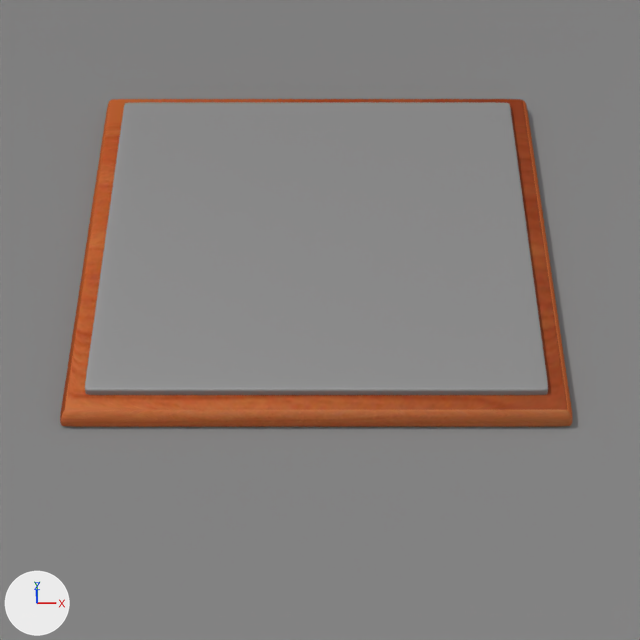
A saved change to the Blender file apps/src/five-or-more.blend.
Both versions are drawn from the file's camera 'Camera'. Lighting does not change. The marker at lower left points along +X, +Y and +Z.
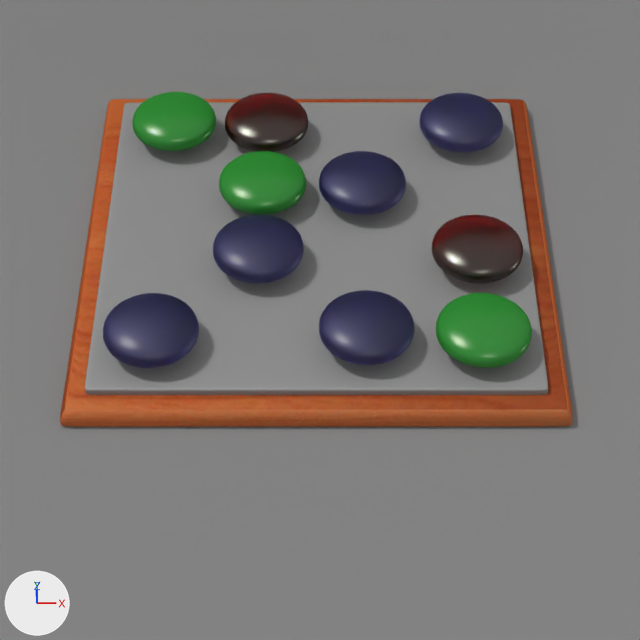
Commit message: / ‘apps/src/five-or-more.blend’ / ‘apps/src/five-or-more.blend1’

Changed parts and their boxes (x1, y1, x2, y2) in the pictures (640 x 640 px):
'Sphere.001', added
    after: (103, 293, 199, 368)
'Sphere.005', added
    after: (436, 293, 532, 368)
'Sphere.004', added
    after: (319, 290, 414, 365)
'Sphere.009', added
    after: (432, 215, 523, 283)
'Sphere.000', added
    after: (213, 215, 304, 283)
'Sphere.006', added
    after: (219, 151, 306, 215)
'Sphere.002', added
    after: (319, 151, 406, 215)
'Sphere.003', added
    after: (419, 93, 503, 152)
'Sphere.007', added
    after: (132, 92, 216, 151)
'Sphere.008', added
    after: (225, 93, 308, 152)

The change, as a diff of the scene's bpy script:
```diff
--- a/apps/src/five-or-more.blend.py
+++ b/apps/src/five-or-more.blend.py
@@ mat_blue @@
+mat_blue = bpy.data.materials.new('blue')
+# nodes: BsdfAnisotropic, BsdfGlass, MixShader, OutputMaterial
+# colours: white #eef0df, blue #a19fce
@@ mat_green @@
+mat_green = bpy.data.materials.new('green')
+# nodes: BsdfAnisotropic, BsdfDiffuse, MixShader, OutputMaterial
+# colours: white #eef0df, blue #4c37e7, green #2c8a31
@@ mat_red @@
+mat_red = bpy.data.materials.new('red')
+# nodes: BsdfAnisotropic, BsdfRefraction, MixShader, OutputMaterial
+# colours: red #ce000f, white #eef0df, blue #4c37e7
@@ ob_sphere_001 @@
+ob_sphere_001 = bpy.data.objects.new('Sphere.001', me_sphere_001)  # 482 vertices, 512 faces; spans x -1.0..1.0, y -1.0..1.0, z -0.31..0.41; modifiers SUBSURF
+ob_sphere_001.location = (-0.565, -0.866, 0.902)
+ob_sphere_001.scale = (0.247, 0.247, 0.247)
+ob_sphere_001.material_slots[0].link = 'OBJECT'; ob_sphere_001.material_slots[0].material = mat_blue
@@ ob_sphere_000 @@
+ob_sphere_000 = bpy.data.objects.new('Sphere.000', me_sphere_001)  # 482 vertices, 512 faces; spans x -1.0..1.0, y -1.0..1.0, z -0.31..0.41; modifiers SUBSURF
+ob_sphere_000.location = (-0.035, -0.26, 0.904)
+ob_sphere_000.scale = (0.247, 0.247, 0.247)
+ob_sphere_000.material_slots[0].link = 'OBJECT'; ob_sphere_000.material_slots[0].material = mat_blue
@@ ob_sphere_002 @@
+ob_sphere_002 = bpy.data.objects.new('Sphere.002', me_sphere_001)  # 482 vertices, 512 faces; spans x -1.0..1.0, y -1.0..1.0, z -0.31..0.41; modifiers SUBSURF
+ob_sphere_002.location = (0.533, 0.28, 0.904)
+ob_sphere_002.scale = (0.247, 0.247, 0.247)
+ob_sphere_002.material_slots[0].link = 'OBJECT'; ob_sphere_002.material_slots[0].material = mat_blue
@@ ob_sphere_003 @@
+ob_sphere_003 = bpy.data.objects.new('Sphere.003', me_sphere_001)  # 482 vertices, 512 faces; spans x -1.0..1.0, y -1.0..1.0, z -0.31..0.41; modifiers SUBSURF
+ob_sphere_003.location = (1.121, 0.82, 0.904)
+ob_sphere_003.scale = (0.247, 0.247, 0.247)
+ob_sphere_003.material_slots[0].link = 'OBJECT'; ob_sphere_003.material_slots[0].material = mat_blue
@@ ob_sphere_004 @@
+ob_sphere_004 = bpy.data.objects.new('Sphere.004', me_sphere_001)  # 482 vertices, 512 faces; spans x -1.0..1.0, y -1.0..1.0, z -0.31..0.41; modifiers SUBSURF
+ob_sphere_004.location = (0.533, -0.847, 0.904)
+ob_sphere_004.scale = (0.247, 0.247, 0.247)
+ob_sphere_004.material_slots[0].link = 'OBJECT'; ob_sphere_004.material_slots[0].material = mat_blue
@@ ob_sphere_005 @@
+ob_sphere_005 = bpy.data.objects.new('Sphere.005', me_sphere_001)  # 482 vertices, 512 faces; spans x -1.0..1.0, y -1.0..1.0, z -0.31..0.41; modifiers SUBSURF
+ob_sphere_005.location = (1.13, -0.866, 0.904)
+ob_sphere_005.scale = (0.247, 0.247, 0.247)
+ob_sphere_005.material_slots[0].link = 'OBJECT'; ob_sphere_005.material_slots[0].material = mat_green
@@ ob_sphere_006 @@
+ob_sphere_006 = bpy.data.objects.new('Sphere.006', me_sphere_001)  # 482 vertices, 512 faces; spans x -1.0..1.0, y -1.0..1.0, z -0.31..0.41; modifiers SUBSURF
+ob_sphere_006.location = (-0.025, 0.28, 0.904)
+ob_sphere_006.scale = (0.247, 0.247, 0.247)
+ob_sphere_006.material_slots[0].link = 'OBJECT'; ob_sphere_006.material_slots[0].material = mat_green
@@ ob_sphere_007 @@
+ob_sphere_007 = bpy.data.objects.new('Sphere.007', me_sphere_001)  # 482 vertices, 512 faces; spans x -1.0..1.0, y -1.0..1.0, z -0.31..0.41; modifiers SUBSURF
+ob_sphere_007.location = (-0.556, 0.829, 0.904)
+ob_sphere_007.scale = (0.247, 0.247, 0.247)
+ob_sphere_007.material_slots[0].link = 'OBJECT'; ob_sphere_007.material_slots[0].material = mat_green
@@ ob_sphere_008 @@
+ob_sphere_008 = bpy.data.objects.new('Sphere.008', me_sphere_001)  # 482 vertices, 512 faces; spans x -1.0..1.0, y -1.0..1.0, z -0.31..0.41; modifiers SUBSURF
+ob_sphere_008.location = (-0.016, 0.82, 0.904)
+ob_sphere_008.scale = (0.247, 0.247, 0.247)
+ob_sphere_008.material_slots[0].link = 'OBJECT'; ob_sphere_008.material_slots[0].material = mat_red
@@ ob_sphere_009 @@
+ob_sphere_009 = bpy.data.objects.new('Sphere.009', me_sphere_001)  # 482 vertices, 512 faces; spans x -1.0..1.0, y -1.0..1.0, z -0.31..0.41; modifiers SUBSURF
+ob_sphere_009.location = (1.14, -0.26, 0.904)
+ob_sphere_009.scale = (0.247, 0.247, 0.247)
+ob_sphere_009.material_slots[0].link = 'OBJECT'; ob_sphere_009.material_slots[0].material = mat_red
```
